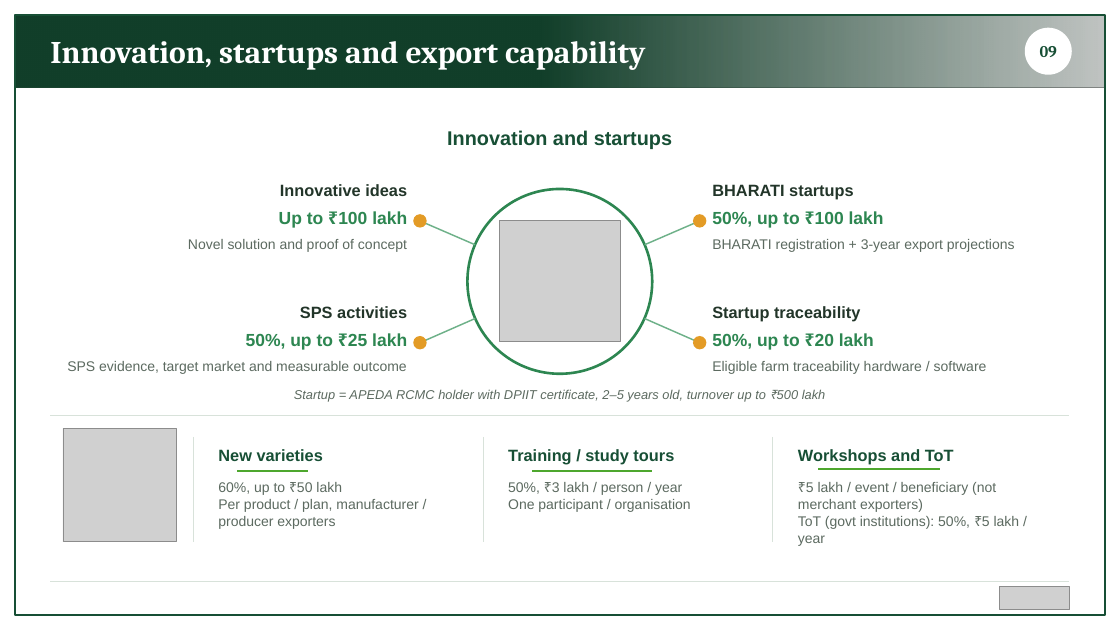
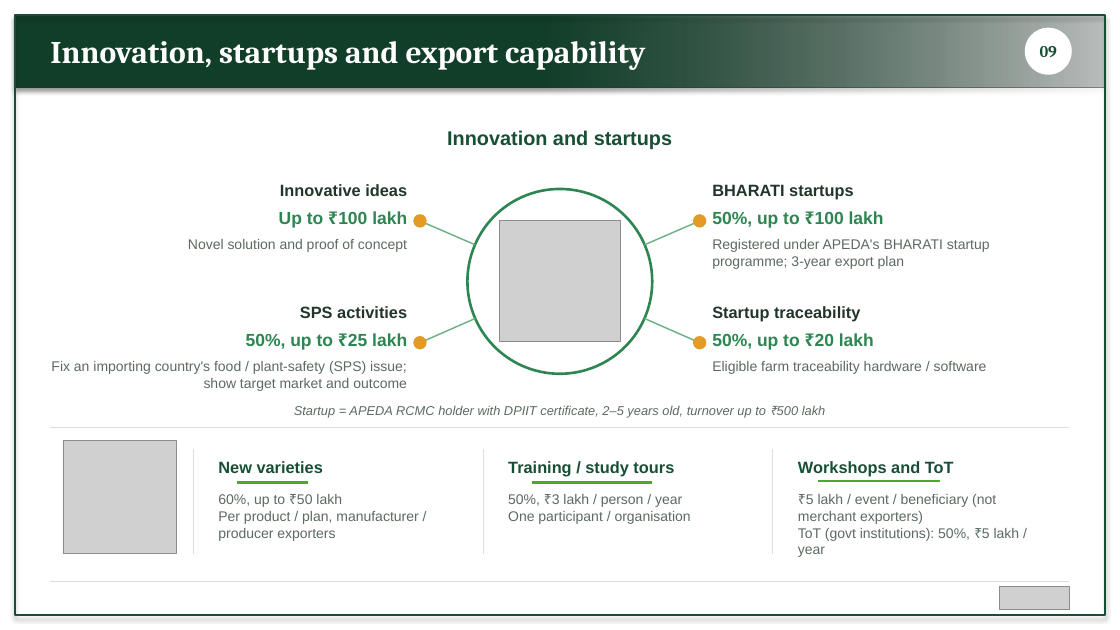
Before and after one commit to BantheFox012/FM, a slide deck: slide 9 of APEDA_BKNY.pptx. Drawn at 1120x630 pixels with LibreOffice and Linux fonts; fonts in the diff are those of the drawing; grey boxes stand for pictures. Boxes give left, top, right and bottom in pixels: in the first picture for what was removed or moved away, otherwise in the second. Text is boxed around its words. In the diff, an @@ line names an element or a change of style, - is before the commit and + after.

```diff
--- a/APEDA_BKNY.pptx
+++ b/APEDA_BKNY.pptx
@@ rectangle at [15, 15, 1105, 87]: shadow on @@
@@ rectangle at [15, 15, 1105, 615]: shadow on @@
@@ text at [712, 239, 990, 269]: text changed @@
-BHARATI registration + 3-year export projections
+Registered under APEDA's BHARATI startup programme; 3-year export plan
@@ text at [51, 361, 407, 391]: text changed @@
-SPS evidence, target market and measurable outcome
+Fix an importing country's food / plant-safety (SPS) issue; show target market and outcome
@@ text "Startup = APEDA RCMC holder ...": place and size @@
-text "Startup = APEDA RCMC holder ..." at [294, 389, 826, 402]
+text "Startup = APEDA RCMC holder ..." at [294, 405, 826, 418]
@@ 7 lines, 6 texts, 1 picture: place and size @@
-7 lines, 6 texts, 1 picture at [50, 416, 1070, 546]
+7 lines, 6 texts, 1 picture at [50, 428, 1070, 557]
```
Also in this commit, not shown: 12 other slides changed, 1 slide added.
